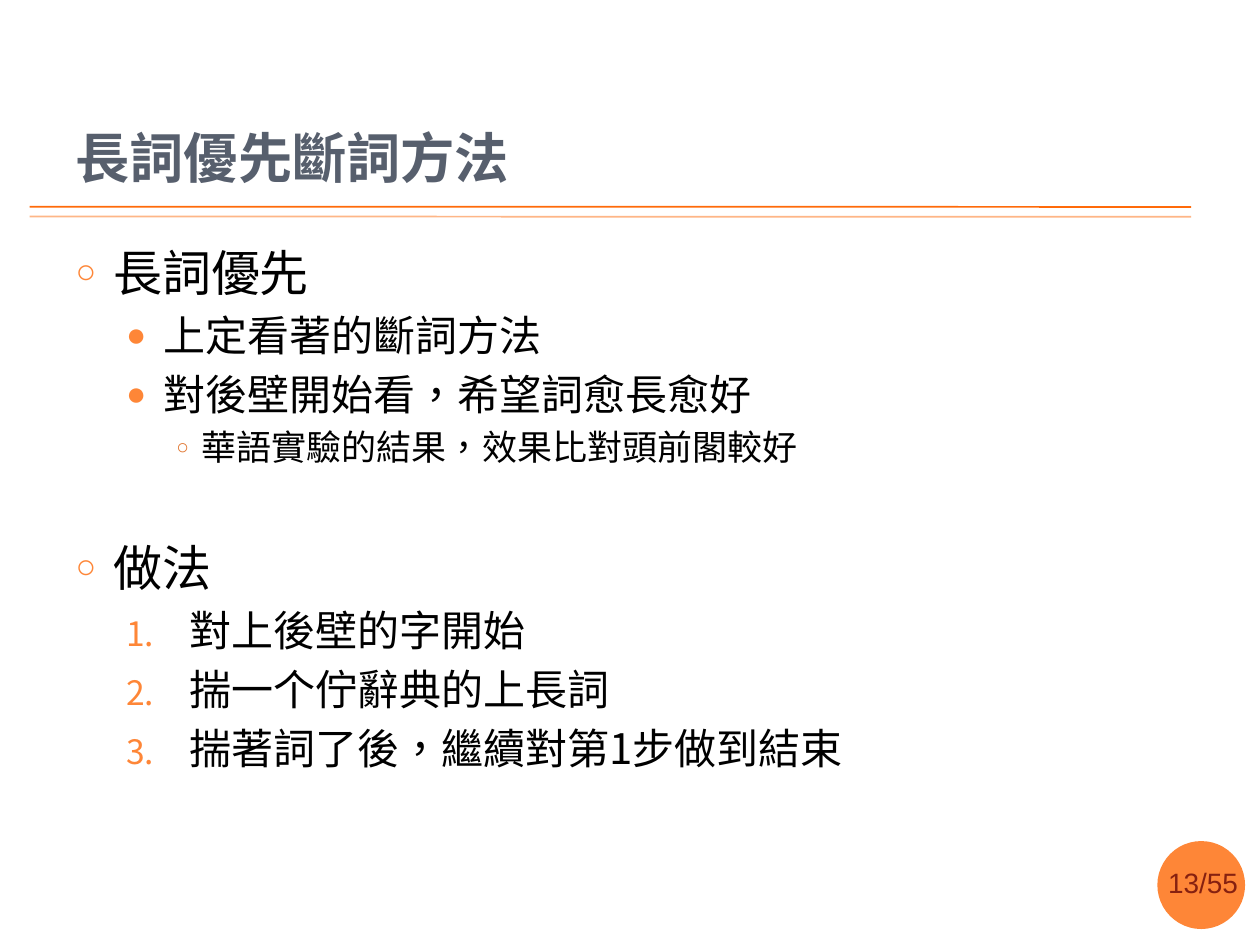
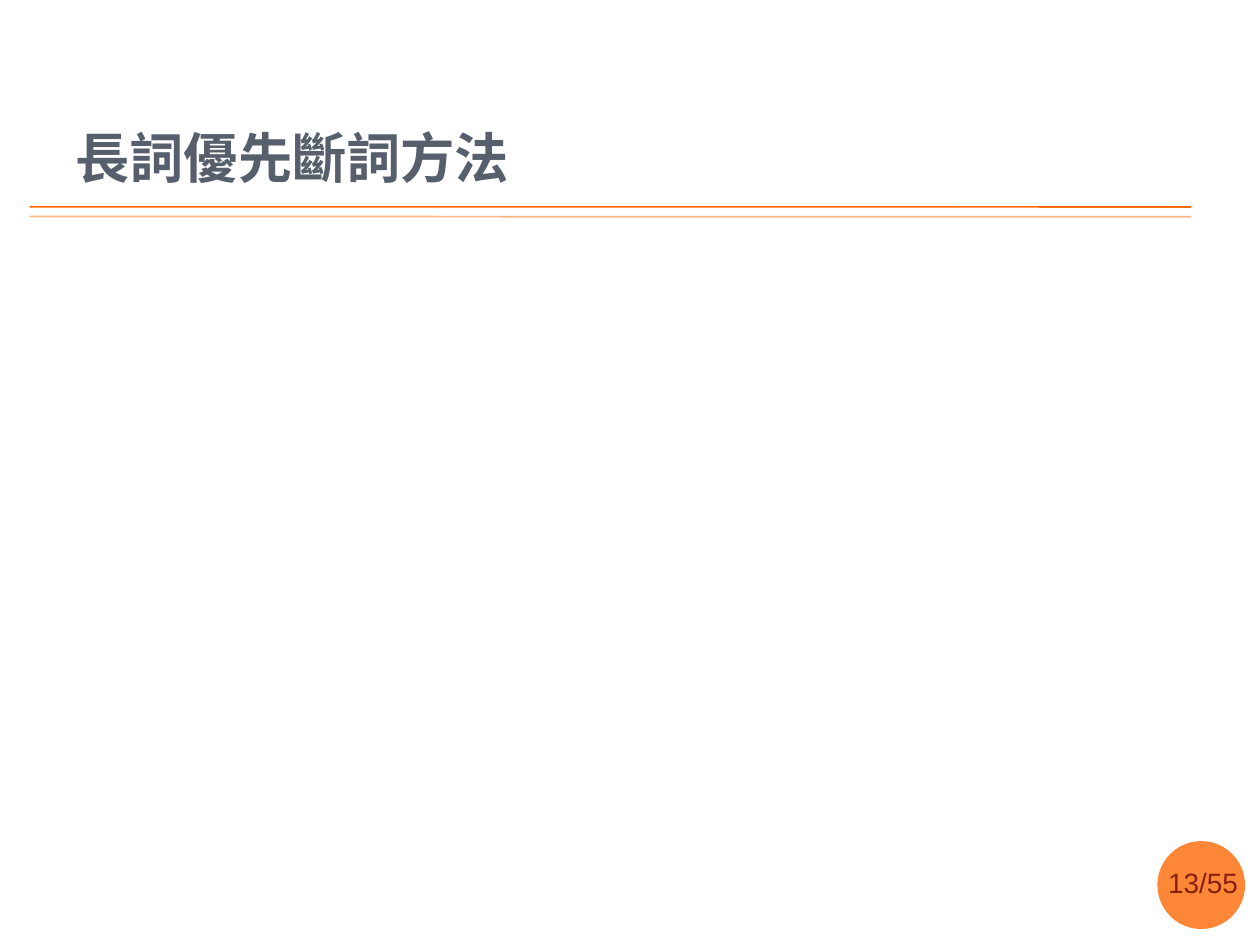
Before and after one commit to sih4sing5hong5/po3-ko3_tau5-iann2-phinn3, a slide deck: slide 13 of 翻譯報告.pptx. Drawn at 1260x945 pixels with LibreOffice and Linux fonts; fonts in the diff are those of the drawing; grey boxes stand for pictures; background and template pictures are left out. Boxes give left, top, right and bottom in pixels: in the first picture for what was removed or moved away, otherwise in the second. Text is boxed around its words. In the diff, an @@ line names an element or a change of style, - is before the commit and + after.

Commit message:
繼續照頂禮拜的建議改 丞宏

```diff
--- a/翻譯報告.pptx
+++ b/翻譯報告.pptx
@@ text removed at (113,249,842,768) @@
-○ 長詞優先
-  ● 上定看著的斷詞方法
-  ● 對後壁開始看，希望詞愈長愈好
-    ○ 華語實驗的結果，效果比對頭前閣較好
-○ 做法
-  1. 對上後壁的字開始
-  2. 揣一个佇辭典的上長詞
-  3. 揣著詞了後，繼續對第1步做到結束
```
Also in this commit, not shown: 28 other slides changed, 2 slides added, 1 slide removed.
